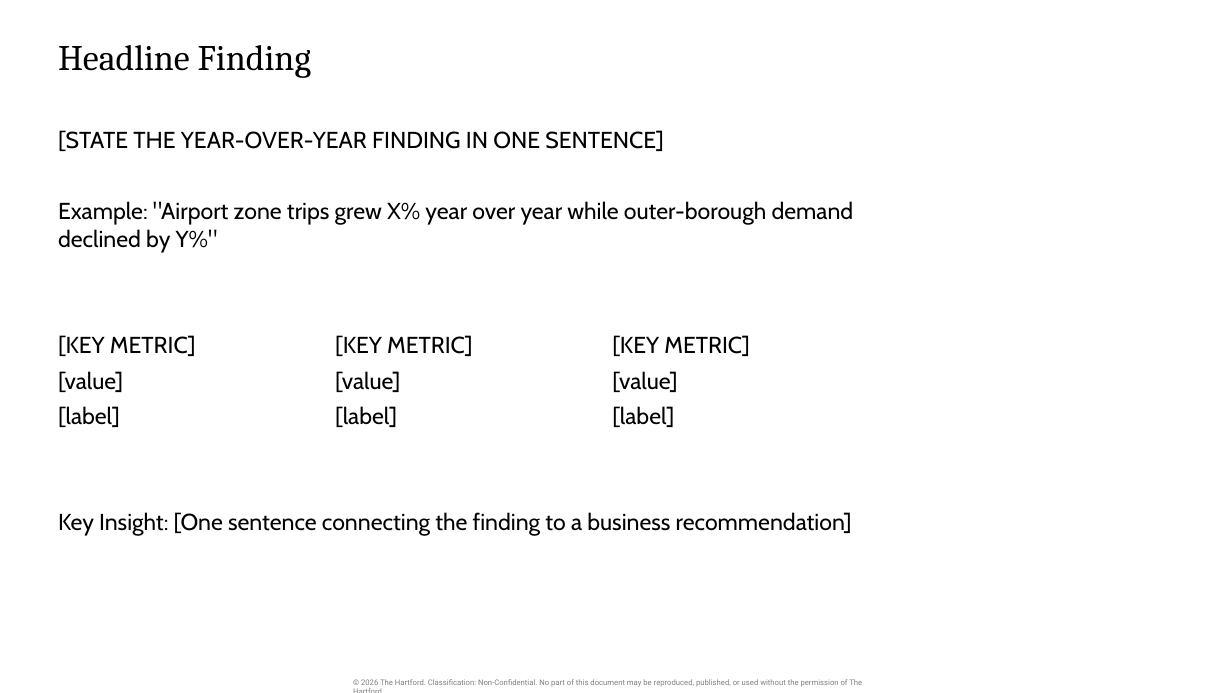
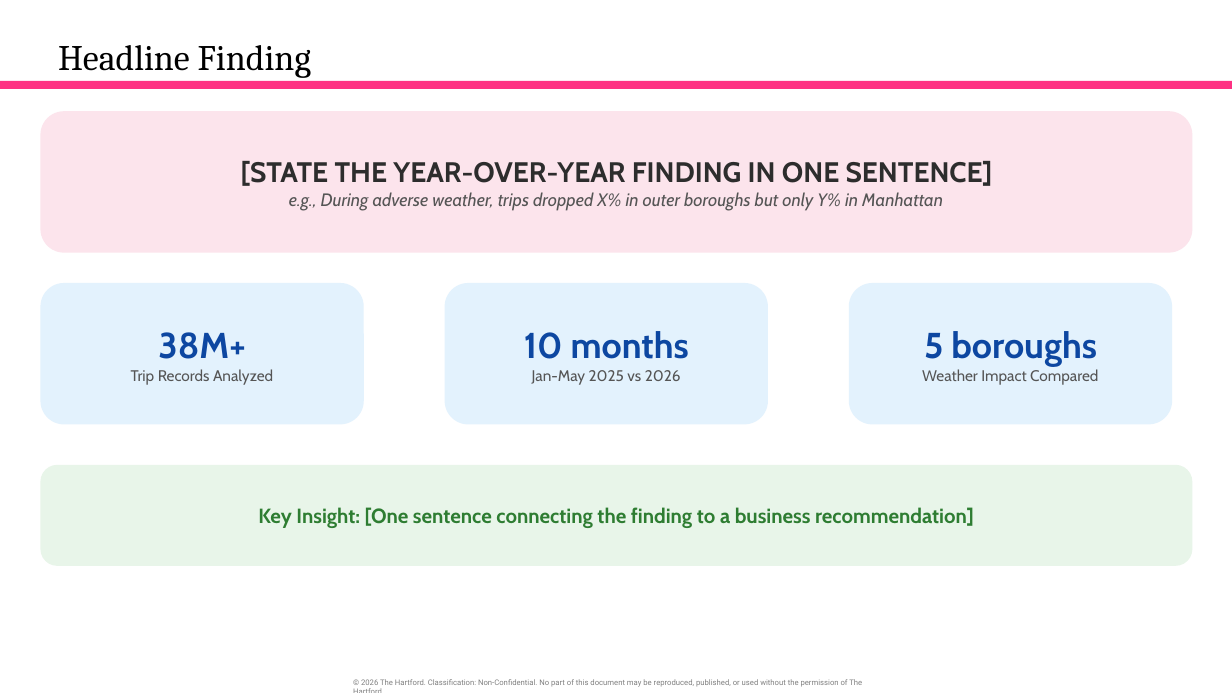
Before and after one commit to orlandojmarin/nyc-taxi-capstone, a slide deck: slide 4 of docs/Capstone_Presentation.pptx. Drawn at 1232x693 pixels with LibreOffice and Linux fonts; fonts in the diff are those of the drawing. Boxes give left, top, right and bottom in pixels: in the first picture for what was removed or moved away, otherwise in the second. Text is boxed around its words. In the diff, an @@ line names an element or a change of style, - is before the commit and + after.

```diff
--- a/docs/Capstone_Presentation.pptx
+++ b/docs/Capstone_Presentation.pptx
@@ rectangle added at box(0, 80, 1232, 89), fill #FE3082 @@
@@ rounded rectangle added at box(41, 111, 1193, 252), fill #FCE4EC, 14 pt, text #555555, italic @@
+[STATE THE YEAR-OVER-YEAR FINDING IN ONE SENTENCE]
+e.g., During adverse weather, trips dropped X% in outer boroughs but only Y% in Manhattan
@@ text removed at box(58, 130, 854, 536) @@
-[STATE THE YEAR-OVER-YEAR FINDING IN ONE SENTENCE]
-Example: "Airport zone trips grew X% year over year while outer-borough demand declined by Y%"
-[KEY METRIC] [KEY METRIC] [KEY METRIC]
-[value] [value] [value]
-[label] [label] [label]
-Key Insight: [One sentence connecting the finding to a business recommendation]
@@ rounded rectangle added at box(41, 283, 364, 424), fill #E3F2FD, 12 pt, text #555555 @@
+38M+
+Trip Records Analyzed
@@ rounded rectangle added at box(445, 283, 768, 424), fill #E3F2FD, 12 pt, text #555555 @@
+10 months
+Jan-May 2025 vs 2026
@@ rounded rectangle added at box(849, 283, 1173, 424), fill #E3F2FD, 12 pt, text #555555 @@
+5 boroughs
+Weather Impact Compared
@@ rounded rectangle added at box(41, 465, 1193, 566), fill #E8F5E9, 16 pt, text #2E7D32, bold @@
+Key Insight: [One sentence connecting the finding to a business recommendation]
```
Also in this commit, not shown: 13 other slides changed, 7 slides added, 6 slides removed, 6 other files.
